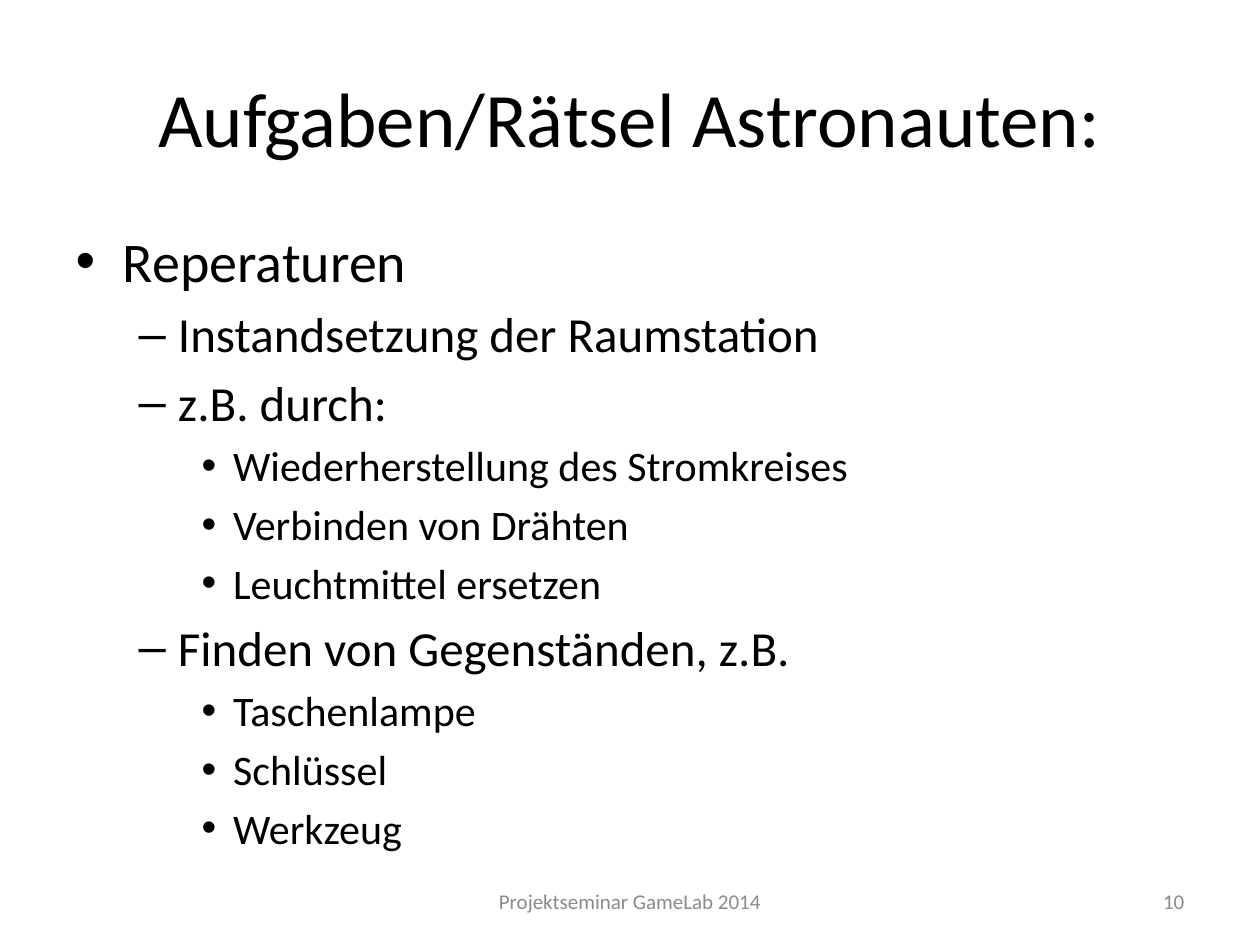
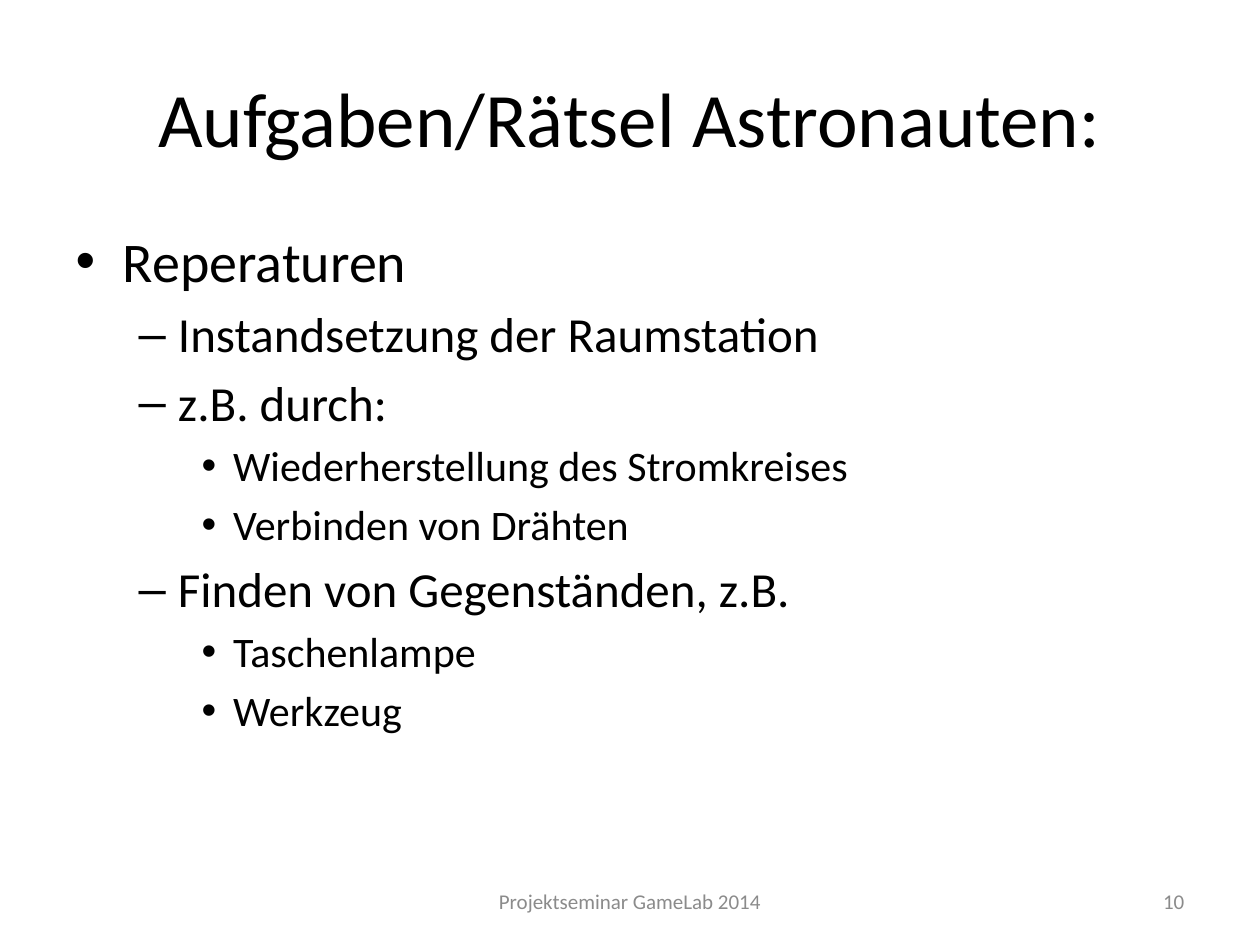
Before and after one commit to Instinctlol/gamelab2014, a slide deck: slide 10 of Abschlusspräsentation/SpielkonzeptFINAL.pptx. Drawn at 1260x945 pixels with LibreOffice and Linux fonts; fonts in the diff are those of the drawing; background and template pictures are left out. Boxes give left, top, right and bottom in pixels: in the first picture for what was removed or moved away, otherwise in the second. Text is boxed around its words. In the diff, an @@ line names an element or a change of style, - is before the commit and + after.

```diff
--- a/Abschlusspräsentation/SpielkonzeptFINAL.pptx
+++ b/Abschlusspräsentation/SpielkonzeptFINAL.pptx
@@ text at box(233, 569, 601, 600): paragraph removed @@
-    • Leuchtmittel ersetzen
@@ text at box(233, 755, 387, 786): paragraph removed @@
-    • Schlüssel
```
Also in this commit, not shown: 1 other slide changed.
